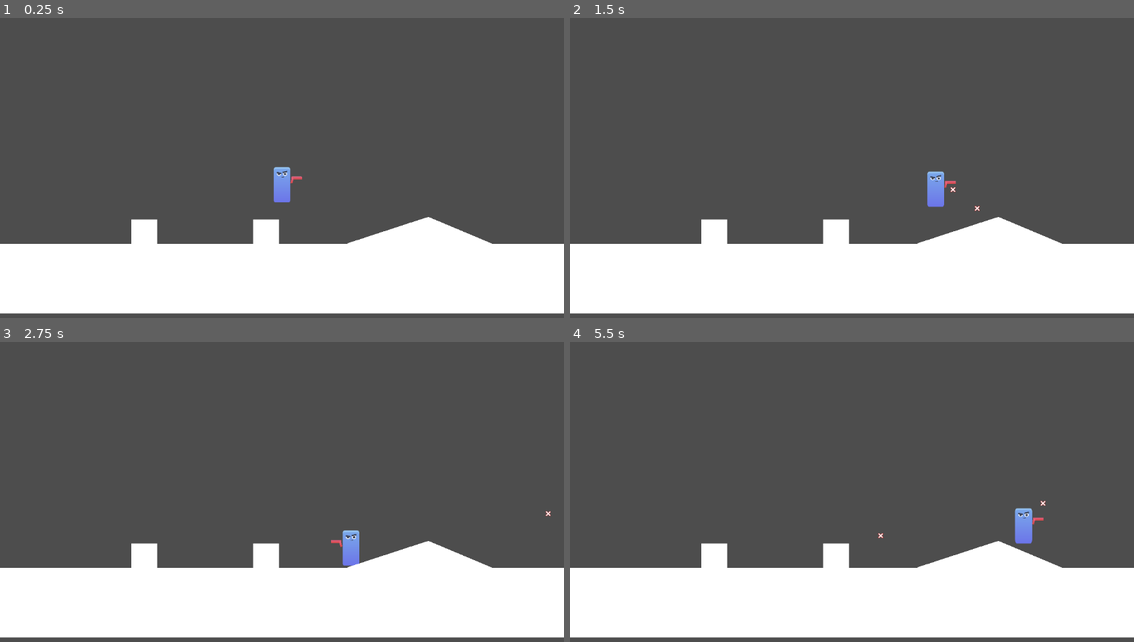
Above: before the commit, frames 1-4 (two rows, left to right).
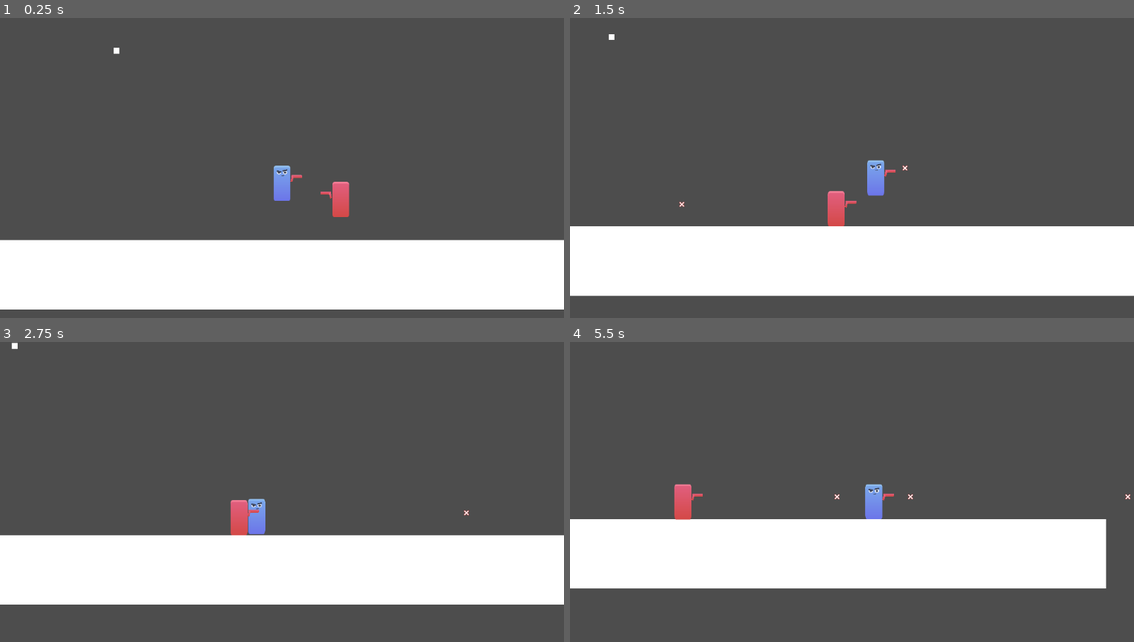
Above: after the commit, the same moments.

Repository: UnusualTitan711x/Gunslinger
Game: Godot game, scene res://scenes/test_level.tscn
The game is run twice, just before and just after one commit, with the same random seed, the same clock (stepped at 60 frames per second) and the same inputs.
Inputs:
- Up to frame 1 (0.25 s): no input
- Up to frame 2 (1.5 s): tap Enter at 0.5 s; hold D (move_right) from 0.53 s (still down); tap S (crouch) at 0.6 s; tap Space (jump) at 0.77, 1.07 s; tap J (shoot) at 0.8, 1.35 s
- Up to frame 3 (2.75 s): tap Space (jump) at 1.52, 1.55, 1.82, 2.1 s; release D (move_right) at 2.03 s; hold A (move_left) from 2.03 s (still down); tap S (crouch) at 2.3 s
- Up to frame 4 (5.5 s): release A (move_left) at 2.78 s; hold D (move_right) 2.78-4.28 s; tap S (crouch) at 2.85, 4.55, 5.1 s; tap Space (jump) at 3.02, 3.32, 3.77, 3.8, 4.07, 4.52, 4.82 s; tap J (shoot) at 3.05, 4.35, 5.3 s; tap W (look_up) at 3.6 s; hold A (move_left) 4.28-5.03 s; hold D (move_right) from 5.03 s (still down)

The runs differ from the first frame. In frame 1, 4.4% of the frame differs, in the area x 0-100%, y 9-99%; in frame 2, 12%; in frame 3, 21%; in frame 4, 31%, in the area x 0-100%, y 47-99%.

Commit message:
adjustments

Diff:
--- a/project.godot
+++ b/project.godot
@@ -18,6 +18,10 @@
 [editor_plugins]
 
 enabled=PackedStringArray("res://addons/godot_super-wakatime/plugin.cfg")
+
+[global_group]
+
+Player=""
 
 [input]
 
--- /dev/null
+++ b/scenes/enemy.tscn
@@ -0,0 +1,56 @@
+[gd_scene load_steps=4 format=3 uid="uid://da27ivves6ra1"]
+
+[ext_resource type="Script" uid="uid://td408bdd0ofn" path="res://scripts/enemy.gd" id="1_md0e3"]
+[ext_resource type="Texture2D" uid="uid://cqiyrsbwm1cxc" path="res://assets/Characters/red_body_square.png" id="2_4ra3w"]
+
+[sub_resource type="CapsuleShape2D" id="CapsuleShape2D_qhqgy"]
+radius = 30.0
+height = 120.0
+
+[node name="Enemy" type="CharacterBody2D"]
+collision_mask = 3
+script = ExtResource("1_md0e3")
+
+[node name="normal_sprite" type="Sprite2D" parent="."]
+position = Vector2(0, 9.53674e-07)
+scale = Vector2(0.725, 1.5)
+texture = ExtResource("2_4ra3w")
+
+[node name="crouch_sprite" type="Sprite2D" parent="."]
+visible = false
+position = Vector2(0, 29.5)
+scale = Vector2(0.725, 0.7625)
+texture = ExtResource("2_4ra3w")
+
+[node name="normal_collider" type="CollisionShape2D" parent="."]
+shape = SubResource("CapsuleShape2D_qhqgy")
+metadata/_edit_lock_ = true
+
+[node name="RightMarker" type="Marker2D" parent="."]
+position = Vector2(41.0001, -17)
+
+[node name="LeftMarker" type="Marker2D" parent="."]
+position = Vector2(-42, -16)
+scale = Vector2(-1, 1)
+
+[node name="UpMarker" type="Marker2D" parent="."]
+position = Vector2(0, -63)
+rotation = -1.57079
+
+[node name="DownMarker" type="Marker2D" parent="."]
+position = Vector2(0, 65)
+rotation = 1.57079
+
+[node name="Gun" type="Node2D" parent="."]
+position = Vector2(48, -3)
+
+[node name="Sprite2D" type="Sprite2D" parent="Gun"]
+position = Vector2(9, -6)
+scale = Vector2(0.45, 0.125)
+texture = ExtResource("2_4ra3w")
+
+[node name="Sprite2D2" type="Sprite2D" parent="Gun"]
+position = Vector2(-7, 3)
+rotation = 0.230933
+scale = Vector2(0.0875, 0.225481)
+texture = ExtResource("2_4ra3w")
--- a/scenes/player.tscn
+++ b/scenes/player.tscn
@@ -1,6 +1,6 @@
 [gd_scene load_steps=6 format=3 uid="uid://ciq0ar4hxxtg4"]
 
-[ext_resource type="Script" uid="uid://fa4epfoxwax8" path="res://scenes/player.gd" id="1_3vyb7"]
+[ext_resource type="Script" uid="uid://fa4epfoxwax8" path="res://scripts/player.gd" id="1_3vyb7"]
 [ext_resource type="Texture2D" uid="uid://cxm8rapbhxvp0" path="res://assets/Characters/blue_body_square.png" id="2_g2els"]
 [ext_resource type="Texture2D" uid="uid://cky0w5bnhyo8j" path="res://assets/Characters/face_e.png" id="3_dqkch"]
 [ext_resource type="Texture2D" uid="uid://cqiyrsbwm1cxc" path="res://assets/Characters/red_body_square.png" id="4_dqkch"]
@@ -9,22 +9,38 @@
 radius = 30.0
 height = 120.0
 
-[node name="Player" type="CharacterBody2D"]
+[node name="Player" type="CharacterBody2D" groups=["Player"]]
 collision_mask = 3
 script = ExtResource("1_3vyb7")
+speed = 500.0
+gravity = 1100.0
 
-[node name="Character" type="Sprite2D" parent="."]
+[node name="normal_sprite" type="Sprite2D" parent="."]
 position = Vector2(0, 9.53674e-07)
 scale = Vector2(0.725, 1.5)
 texture = ExtResource("2_g2els")
+
+[node name="Face" type="Sprite2D" parent="normal_sprite"]
+position = Vector2(0, -24.6667)
+scale = Vector2(0.952978, 0.4)
+texture = ExtResource("3_dqkch")
+
+[node name="crouch_sprite" type="Sprite2D" parent="."]
+visible = false
+position = Vector2(0, 29.5)
+scale = Vector2(0.725, 0.7625)
+texture = ExtResource("2_g2els")
+
+[node name="Face" type="Sprite2D" parent="crouch_sprite"]
+position = Vector2(0, -17.7049)
+scale = Vector2(0.952978, 0.786885)
+texture = ExtResource("3_dqkch")
+
+[node name="normal_collider" type="CollisionShape2D" parent="."]
+shape = SubResource("CapsuleShape2D_qhqgy")
 metadata/_edit_lock_ = true
 
-[node name="Face" type="Sprite2D" parent="."]
-position = Vector2(0, -37)
-scale = Vector2(0.690909, 0.6)
-texture = ExtResource("3_dqkch")
-
-[node name="CollisionShape2D" type="CollisionShape2D" parent="."]
+[node name="crouch_collider" type="CollisionShape2D" parent="."]
 shape = SubResource("CapsuleShape2D_qhqgy")
 metadata/_edit_lock_ = true
 
--- a/scenes/projectile.tscn
+++ b/scenes/projectile.tscn
@@ -7,7 +7,7 @@
 
 [node name="Projectile" type="Area2D"]
 collision_layer = 4
-collision_mask = 6
+collision_mask = 3
 script = ExtResource("1_q3m7n")
 
 [node name="Sprite2D" type="Sprite2D" parent="."]
--- a/scenes/test_level.tscn
+++ b/scenes/test_level.tscn
@@ -1,80 +1,47 @@
-[gd_scene load_steps=5 format=3 uid="uid://b2tkg7q4vgi4b"]
+[gd_scene load_steps=7 format=3 uid="uid://b2tkg7q4vgi4b"]
 
 [ext_resource type="PackedScene" uid="uid://ciq0ar4hxxtg4" path="res://scenes/player.tscn" id="1_2venv"]
+[ext_resource type="PackedScene" uid="uid://da27ivves6ra1" path="res://scenes/enemy.tscn" id="2_paw1w"]
+
+[sub_resource type="WorldBoundaryShape2D" id="WorldBoundaryShape2D_2venv"]
+distance = -645.0
 
 [sub_resource type="BoxMesh" id="BoxMesh_2venv"]
 
-[sub_resource type="RectangleShape2D" id="RectangleShape2D_2venv"]
-size = Vector2(1, 1)
+[sub_resource type="RectangleShape2D" id="RectangleShape2D_paw1w"]
 
-[sub_resource type="WorldBoundaryShape2D" id="WorldBoundaryShape2D_2venv"]
-distance = -645.0
+[sub_resource type="QuadMesh" id="QuadMesh_j6w7d"]
 
 [node name="TestLevel" type="Node2D"]
 
 [node name="Player" parent="." instance=ExtResource("1_2venv")]
 position = Vector2(564, 415)
 
-[node name="Camera2D" type="Camera2D" parent="."]
-position = Vector2(564, 415)
+[node name="Camera2D" type="Camera2D" parent="Player"]
 zoom = Vector2(0.6, 0.6)
+process_callback = 0
+position_smoothing_enabled = true
 
-[node name="MeshInstance2D2" type="MeshInstance2D" parent="."]
-position = Vector2(95, 603)
-scale = Vector2(87, 83)
-mesh = SubResource("BoxMesh_2venv")
+[node name="Floor" type="StaticBody2D" parent="."]
 
-[node name="StaticBody2D" type="StaticBody2D" parent="MeshInstance2D2"]
-collision_layer = 2
+[node name="CollisionShape2D" type="CollisionShape2D" parent="Floor"]
+shape = SubResource("WorldBoundaryShape2D_2venv")
 
-[node name="CollisionShape2D" type="CollisionShape2D" parent="MeshInstance2D2/StaticBody2D"]
-shape = SubResource("RectangleShape2D_2venv")
-metadata/_edit_lock_ = true
-
-[node name="MeshInstance2D3" type="MeshInstance2D" parent="."]
-position = Vector2(510, 603)
-scale = Vector2(87, 83)
-mesh = SubResource("BoxMesh_2venv")
-
-[node name="StaticBody2D" type="StaticBody2D" parent="MeshInstance2D3"]
-collision_layer = 2
-
-[node name="CollisionShape2D" type="CollisionShape2D" parent="MeshInstance2D3/StaticBody2D"]
-shape = SubResource("RectangleShape2D_2venv")
-metadata/_edit_lock_ = true
-
-[node name="MeshInstance2D4" type="MeshInstance2D" parent="."]
-position = Vector2(943, 658)
-rotation = 1.25446
-scale = Vector2(126.175, 285.932)
-mesh = SubResource("BoxMesh_2venv")
-
-[node name="StaticBody2D" type="StaticBody2D" parent="MeshInstance2D4"]
-collision_layer = 2
-
-[node name="CollisionShape2D" type="CollisionShape2D" parent="MeshInstance2D4/StaticBody2D"]
-shape = SubResource("RectangleShape2D_2venv")
-metadata/_edit_lock_ = true
-
-[node name="MeshInstance2D6" type="MeshInstance2D" parent="."]
-position = Vector2(1169, 666)
-rotation = -1.17197
-scale = Vector2(126.175, 285.932)
-mesh = SubResource("BoxMesh_2venv")
-
-[node name="StaticBody2D" type="StaticBody2D" parent="MeshInstance2D6"]
-collision_layer = 2
-
-[node name="CollisionShape2D" type="CollisionShape2D" parent="MeshInstance2D6/StaticBody2D"]
-shape = SubResource("RectangleShape2D_2venv")
-metadata/_edit_lock_ = true
-
-[node name="MeshInstance2D5" type="MeshInstance2D" parent="."]
+[node name="MeshInstance2D5" type="MeshInstance2D" parent="Floor"]
 position = Vector2(127.5, 762.75)
 scale = Vector2(4173, 236.5)
 mesh = SubResource("BoxMesh_2venv")
 
-[node name="StaticBody2D" type="StaticBody2D" parent="."]
+[node name="Enemy" parent="." instance=ExtResource("2_paw1w")]
+position = Vector2(764, 474)
 
-[node name="CollisionShape2D" type="CollisionShape2D" parent="StaticBody2D"]
-shape = SubResource("WorldBoundaryShape2D_2venv")
+[node name="block" type="Node2D" parent="."]
+
+[node name="StaticBody2D" type="StaticBody2D" parent="block"]
+
+[node name="CollisionShape2D" type="CollisionShape2D" parent="block/StaticBody2D"]
+shape = SubResource("RectangleShape2D_paw1w")
+
+[node name="MeshInstance2D" type="MeshInstance2D" parent="block/StaticBody2D/CollisionShape2D"]
+scale = Vector2(20, 20)
+mesh = SubResource("QuadMesh_j6w7d")
--- /dev/null
+++ b/scripts/enemy.gd
@@ -0,0 +1,56 @@
+extends CharacterBody2D
+
+var player : Player
+var speed = 300
+var distance_to_player : float
+var gravity = 980.0
+var bullet = preload("res://scenes/projectile.tscn")
+var shot_timer = 0.0
+
+@export var attack_distance = 800.0
+@export var shot_interval = 1.0
+
+@onready var right_marker: Marker2D = $RightMarker
+@onready var left_marker: Marker2D = $LeftMarker
+@onready var up_marker: Marker2D = $UpMarker
+@onready var down_marker: Marker2D = $DownMarker
+@onready var gun: Node2D = $Gun
+
+func _ready() -> void:
+	player = get_tree().get_first_node_in_group("Player")
+
+
+func _process(delta: float) -> void:
+	distance_to_player = player.global_position.x - global_position.x
+
+	if distance_to_player > 0:
+		gun.global_transform = right_marker.global_transform
+	elif distance_to_player < 0:
+		gun.global_transform = left_marker.global_transform
+
+	shot_timer -= delta
+	if abs(distance_to_player) <= attack_distance:
+		# shooting implementation
+		if shot_timer <= 0:
+			shoot()
+			shot_timer = shot_interval
+
+
+func _physics_process(delta: float) -> void:
+	# Add the gravity.
+	if not is_on_floor():
+		velocity.y += gravity * delta
+
+	if abs(distance_to_player) >= attack_distance:
+		# Move towards player
+		velocity.x = speed * sign(distance_to_player)
+	else:
+		velocity.x = 0
+
+	move_and_slide()
+
+func shoot():
+	var instance = bullet.instantiate()
+	instance.global_transform = gun.global_transform
+	instance.dir = gun.rotation
+	get_tree().root.add_child(instance)
--- a/scenes/player.gd
+++ b/scripts/player.gd
@@ -1,7 +1,9 @@
 extends CharacterBody2D
+class_name Player
 
-const SPEED = 300.0
-const JUMP_VELOCITY = 500.0
+@export var speed = 300.0
+@export var jump_velocity = 500.0
+@export var gravity = 980.0
 
 @onready var right_marker: Marker2D = $RightMarker
 @onready var left_marker: Marker2D = $LeftMarker
@@ -10,13 +12,17 @@
 @onready var right_down_marker: Marker2D = $RightDownMarker
 @onready var left_down_marker: Marker2D = $LeftDownMarker
 
-@onready var character_sprite: Sprite2D = $Character
-@onready var character_collider: CollisionShape2D = $CollisionShape2D
+# This is for testing
+@onready var normal_sprite: Sprite2D = $normal_sprite
+@onready var crouch_sprite: Sprite2D = $crouch_sprite
+@onready var normal_collider: CollisionShape2D = $normal_collider
+@onready var crouch_collider: CollisionShape2D = $crouch_collider
 
 @onready var gun: Node2D = $Gun
 
 var bullet = preload("res://scenes/projectile.tscn")
 var facing_direction = 1
+var is_crouching: bool = false
 
 func _ready() -> void:
 	# Set the gun at the right position on start
@@ -35,12 +41,23 @@
 	# Set the gun to face properly depening on input directions
 	if direction.y > 0:
 		gun.global_transform = up_marker.global_transform
+
+		normal_collider.disabled = true
+		normal_sprite.visible = true
+		crouch_collider.disabled = false
+		crouch_sprite.visible = false
 	elif direction.y < 0:
-		if is_on_floor():
+		if is_on_floor(): # Basically crouching
 			if facing_direction > 0:
 				gun.global_transform = right_down_marker.global_transform
 			elif facing_direction < 0:
 				gun.global_transform = left_down_marker.global_transform
+
+			normal_collider.disabled = false
+			normal_sprite.visible = false
+			crouch_collider.disabled = true
+			crouch_sprite.visible = true
+
 		else:
 			gun.global_transform = down_marker.global_transform
 	elif direction.y == 0:
@@ -48,6 +65,11 @@
 			gun.global_transform = right_marker.global_transform
 		elif facing_direction < 0:
 			gun.global_transform = left_marker.global_transform
+
+		normal_collider.disabled = true
+		normal_sprite.visible = true
+		crouch_collider.disabled = false
+		crouch_sprite.visible = false
 
 	# Shoot when shoot button is pressed
 	if Input.is_action_just_pressed("shoot"):
@@ -57,20 +79,20 @@
 func _physics_process(delta: float) -> void:
 	# Add the gravity.
 	if not is_on_floor():
-		velocity += get_gravity() * delta
+		velocity.y += gravity * delta
 
 	# Handle jump.
 	if Input.is_action_just_pressed("jump") and is_on_floor():
-		velocity.y = -JUMP_VELOCITY
+		velocity.y = -jump_velocity
 
 	# Get the input direction (-1, 0, 1)
 	var direction := Input.get_axis("move_left", "move_right")
 
 	# Apply movement
 	if direction:
-		velocity.x = direction * SPEED
+		velocity.x = direction * speed
 	else:
-		velocity.x = move_toward(velocity.x, 0, SPEED)
+		velocity.x = move_toward(velocity.x, 0, speed)
 
 	move_and_slide()
 
--- a/scripts/projectile.gd
+++ b/scripts/projectile.gd
@@ -1,8 +1,8 @@
 extends Area2D
 
-var speed = 450
+@export var speed = 1000
 var dir
-var range = 5000
+var bullet_range = 5000
 var distance_covered
 
 func _ready() -> void:
@@ -15,7 +15,7 @@
 
 	distance_covered += speed * delta
 
-	if distance_covered >= range:
+	if distance_covered >= bullet_range:
 		queue_free()
 	pass
 
Not shown, added: export_presets.cfg
Not shown, added: scripts/enemy.gd.uid
Renamed: scenes/player.gd.uid -> scripts/player.gd.uid
